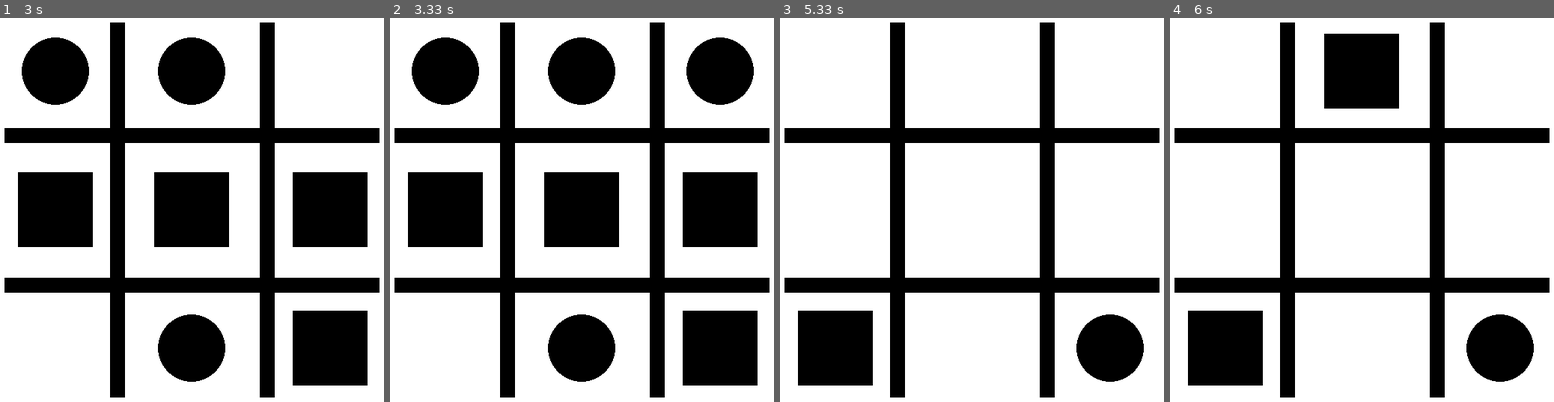
Above: before the commit, frames 1-4 (left to right).
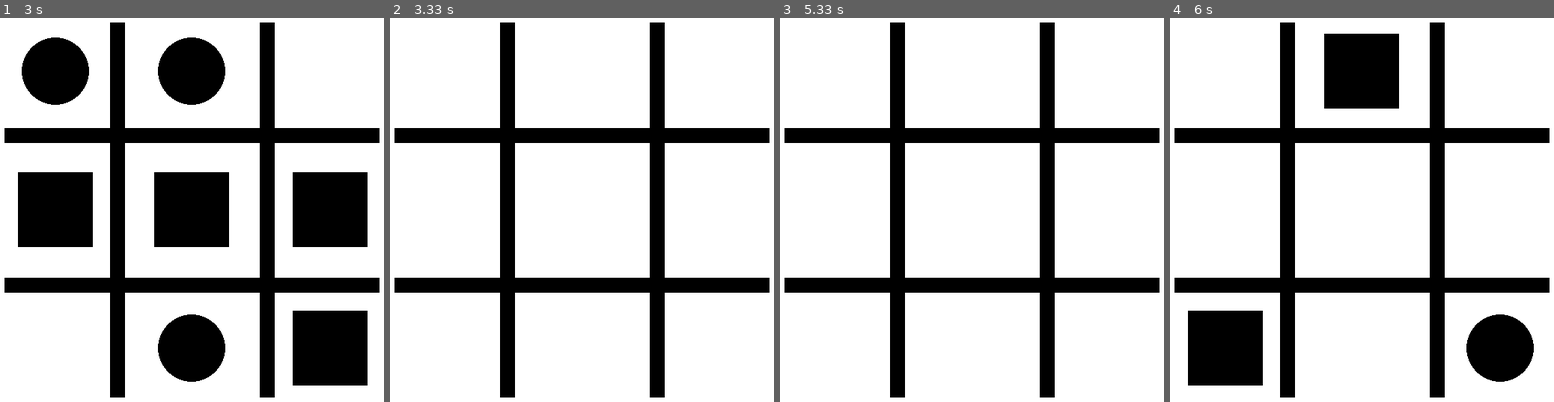
Above: after the commit, the same moments.

Repository: OskarProgrammer/TicTacToePyGame
Game: pygame game, started from game.py
The game is run twice, just before and just after one commit, with the same random seed, the same clock (stepped at 60 frames per second) and the same inputs.
Inputs (mouse positions are in pixels of both pictures, inside the frame that each line leads up to):
- Up to frame 1 (3 s): click (337, 198) at 0.38 s; click (234, 309) at 0.72 s; click (357, 367) at 1.05 s; click (84, 121) at 1.38 s; click (192, 263) at 1.72 s; click (126, 117) at 2.05 s; click (46, 252) at 2.88 s
- Up to frame 2 (3.33 s): click (681, 98) at 3.22 s
- Up to frame 3 (5.33 s): click (833, 375) at 4.55 s; tap Keypad Enter at 4.83 s; click (1110, 317) at 5.22 s
- Up to frame 4 (6 s): press the mouse at (1500, 317) at 5.53 s; move the mouse to (1419, 194) at 5.63 s; release the mouse at (1335, 75) at 5.77 s

Frame 1 is identical in both runs. In frame 2, 25% of the frame differs, in the area x 4-96%, y 5-96%; in frame 3, 6.2%; in frame 4, nothing differs.

Commit message:
Testing solutions of placing the last object to the new table after restarting game

Diff:
--- a/game.py
+++ b/game.py
@@ -174,6 +174,7 @@
 
                     self.x = event.pos[0]
                     self.y = event.pos[1]
+                    time.sleep(0.05)
 
                 elif event.type == pygame.QUIT or self.key[pygame.K_ESCAPE]:
                     self.RUNNING = False
